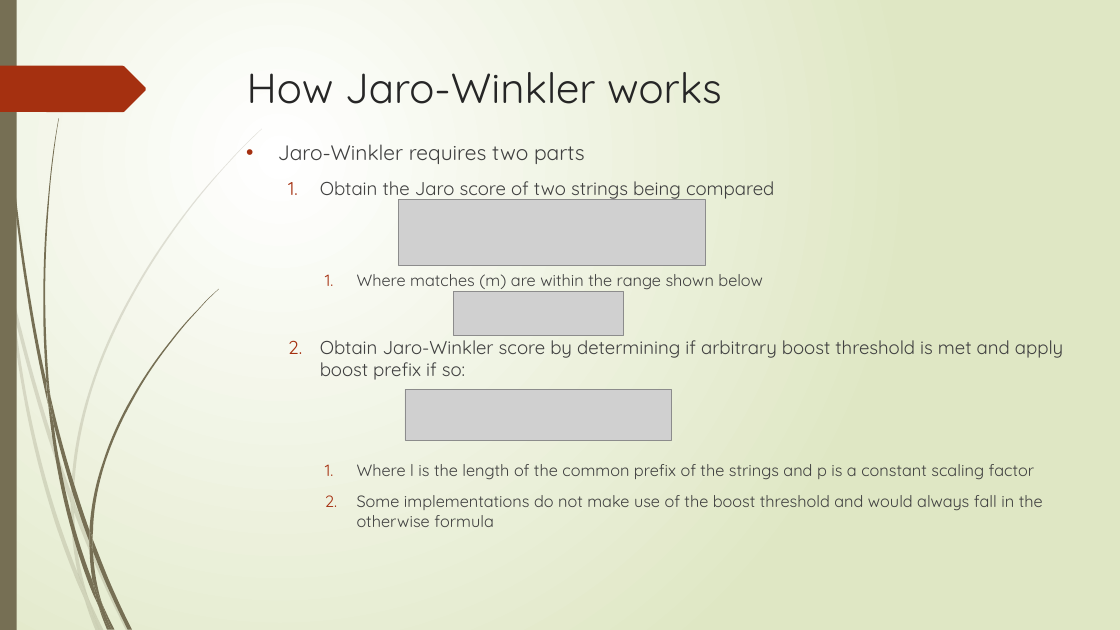
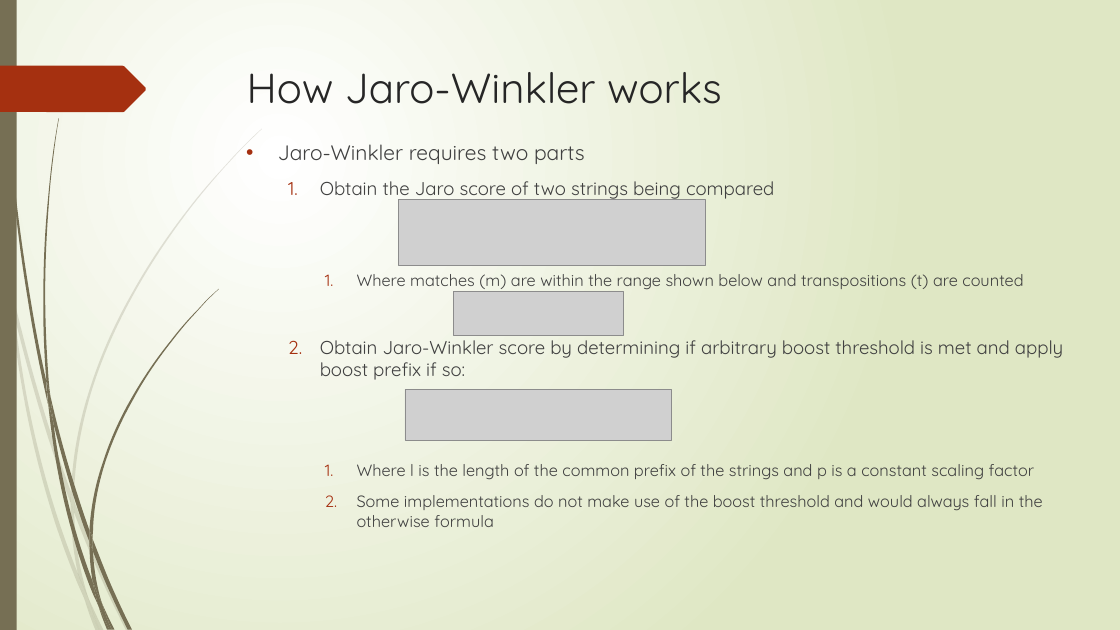
Before and after one commit to AthensStateComputerScience/DigitalHumanities, a slide deck: slide 5 of PowerPoint/Digital Humanities.pptx. Drawn at 1120x630 pixels with LibreOffice and Linux fonts; fonts in the diff are those of the drawing; grey boxes stand for pictures. Boxes give left, top, right and bottom in pixels: in the first picture for what was removed or moved away, otherwise in the second. Text is boxed around its words. In the diff, an @@ line names an element or a change of style, - is before the commit and + after.

Commit message:
jaro slide tweak
jaro slide tweak

```diff
--- a/PowerPoint/Digital Humanities.pptx
+++ b/PowerPoint/Digital Humanities.pptx
@@ text at [357, 274, 1023, 290]: text changed @@
-    1. Where matches (m) are within the range shown below
+    1. Where matches (m) are within the range shown below and transpositions (t) are counted
```
